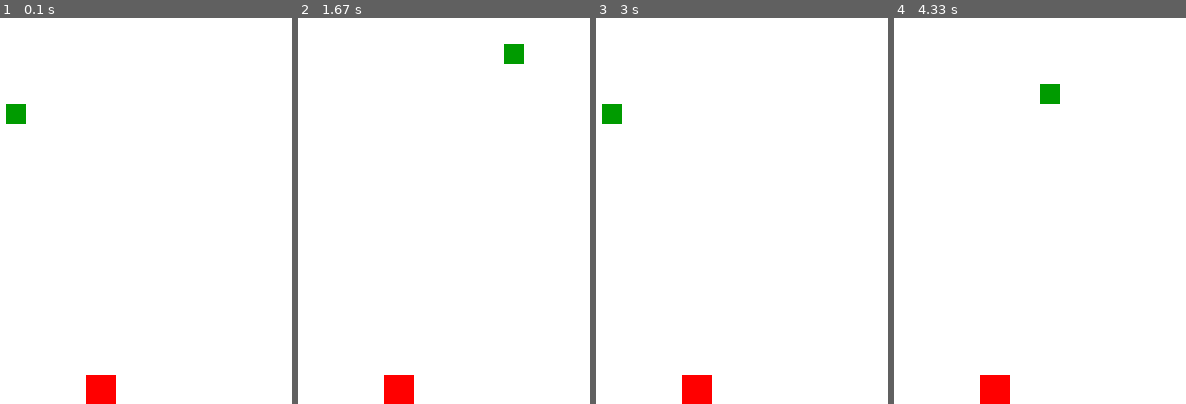
Above: before the commit, frames 1-4 (left to right).
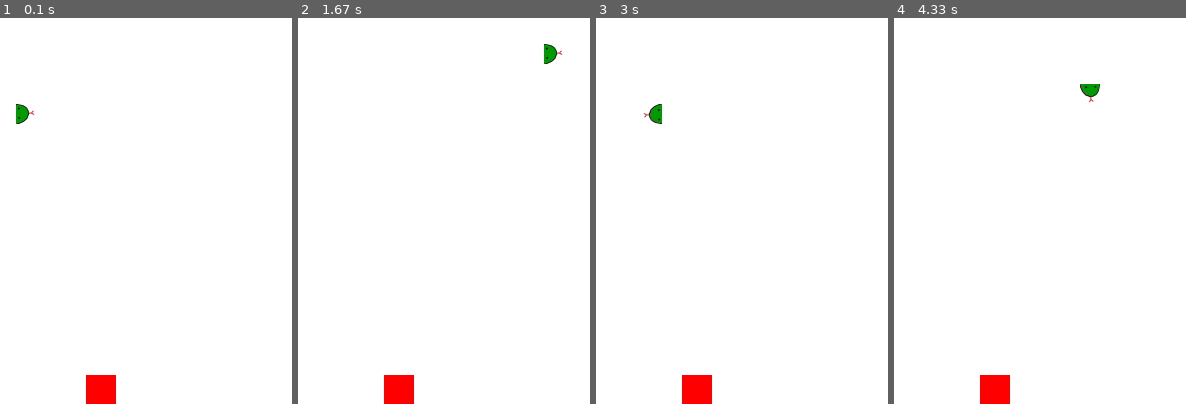
Above: after the commit, the same moments.

Repository: ioarun/pygame-robotics
Game: pygame game, started from slither/slither.py
The game is run twice, just before and just after one commit, with the same random seed, the same clock (stepped at 60 frames per second) and the same inputs. The source is Python 2; it was converted automatically to run under Python 3.
Inputs:
- Up to frame 1 (0.1 s): no input
- Up to frame 2 (1.67 s): hold Right 0.33-0.8 s; hold Up 0.83-1.13 s; hold Right 1.17-1.63 s
- Up to frame 3 (3 s): hold Left 1.67-2.2 s; hold Down 2.23-2.53 s; hold Left 2.57-2.97 s
- Up to frame 4 (4.33 s): hold Up 3-3.37 s; hold Right 3.4-4.03 s; hold Down from 4.07 s (still down)

The runs differ from the first frame. In frame 1, 0.3% of the frame differs, in the area x 2-12%, y 22-28%; in frame 2, 0.6%, in the area x 70-91%, y 6-12%; in frame 3, 0.6%; in frame 4, 0.6%.

Commit message:
Add gameover screen and snakehead

Diff:
--- a/slither/slither.py
+++ b/slither/slither.py
@@ -17,37 +17,61 @@
 gameDisplay = pygame.display.set_mode((800, 600))
 pygame.display.set_caption("Slither")
 
+img = pygame.image.load('snake.png')
+
 block_size = 20
 clock = pygame.time.Clock()
 
 FPS = 10
 
-font = pygame.font.SysFont(None, 25)
+direction = "right"
+
+smallfont = pygame.font.SysFont("arial", 25)
+medfont = pygame.font.SysFont("arial", 50)
+largefont = pygame.font.SysFont("arial", 80)
 
 def snake(block_size, snakelist):
-	for x_y in snakelist:
+	if direction == "right":
+		head = pygame.transform.rotate(img, 270)
+	elif direction == "left":
+		head = pygame.transform.rotate(img, 90)
+	elif direction == "up":
+		head = img
+	elif direction == "down":
+		head = pygame.transform.rotate(img, 180)
+
+	gameDisplay.blit(head, (snakelist[-1][0], snakelist[-1][1]))
+	for x_y in snakelist[:-1]:
 		pygame.draw.rect(gameDisplay, green, [x_y[0], x_y[1], block_size, block_size])
 
-def text_objects(text, color):
-	textSurface = font.render(text, True, color)
+def text_objects(text, color, size):
+	if size == "small":
+		textSurface = smallfont.render(text, True, color)
+	elif size == "medium":
+		textSurface = medfont.render(text, True, color)
+	elif size == "large":
+		textSurface = largefont.render(text, True, color)
+
 	return textSurface, textSurface.get_rect()
 
 
-def message_to_screen(msg, color):
+def message_to_screen(msg, color, y_displace=0, size="small"):
 	# screen_text = font.render(msg,True, color)
 	# gameDisplay.blit(screen_text, [display_width/2, display_height/2])
-	textSurface, textRect = text_objects(msg, color)
-	textRect.center = display_width/2 , display_height/2
+	textSurface, textRect = text_objects(msg, color, size)
+	textRect.center = display_width/2 , display_height/2 + y_displace
 	gameDisplay.blit(textSurface, textRect)
+
 # game loop
 def gameLoop():
+	global direction
 	gameExit = False
 	gameOver = False
 
 	lead_x = display_width/2
 	lead_y = display_height/2
 
-	lead_x_change = 0
+	lead_x_change = 10
 	lead_y_change = 0
 
 	snakelist = []
@@ -63,7 +87,9 @@
 
 		while gameOver == True:
 			gameDisplay.fill(white)
-			message_to_screen("Game over, press C to play again or Q to quit.", red)
+			message_to_screen("Game over.", red, y_displace=-50, size="large")
+			message_to_screen("Press C to play again or Q to quit",
+			black, y_displace=50, size="medium")
 			pygame.display.update()
 
 			for event in pygame.event.get():
@@ -82,15 +108,19 @@
 				gameExit = True
 			if event.type == pygame.KEYDOWN:
 				if event.key == pygame.K_LEFT:
+					direction = "left"
 					lead_x_change = -block_size
 					lead_y_change = 0
 				elif event.key == pygame.K_RIGHT:
+					direction = "right"
 					lead_x_change = block_size
 					lead_y_change = 0
 				elif event.key == pygame.K_UP:
+					direction = "up"
 					lead_y_change = -block_size
 					lead_x_change = 0
 				elif event.key == pygame.K_DOWN:
+					direction = "down"
 					lead_y_change = block_size
 					lead_x_change = 0
 
Binary file changed: slither/snake.png
